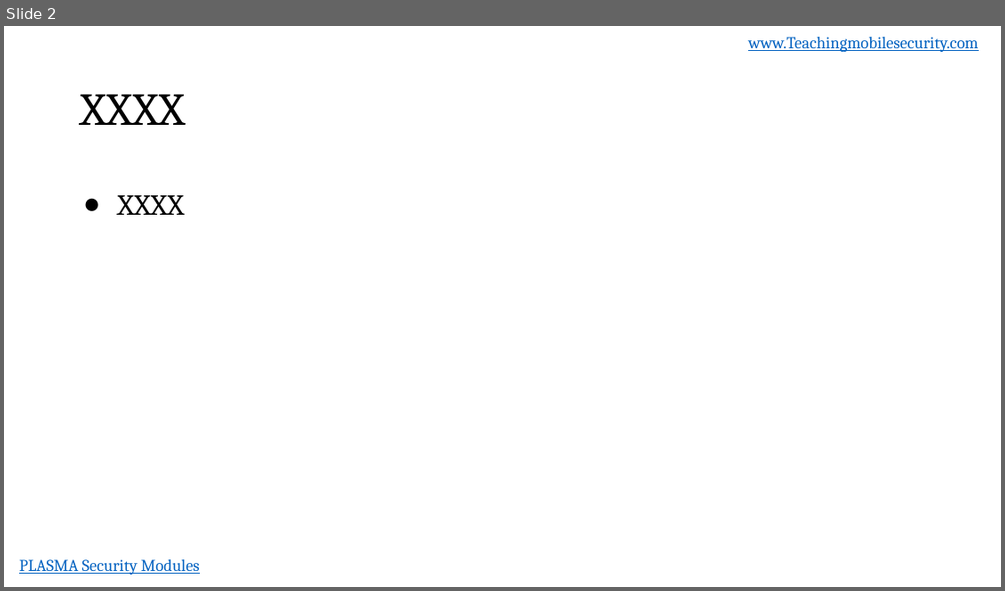
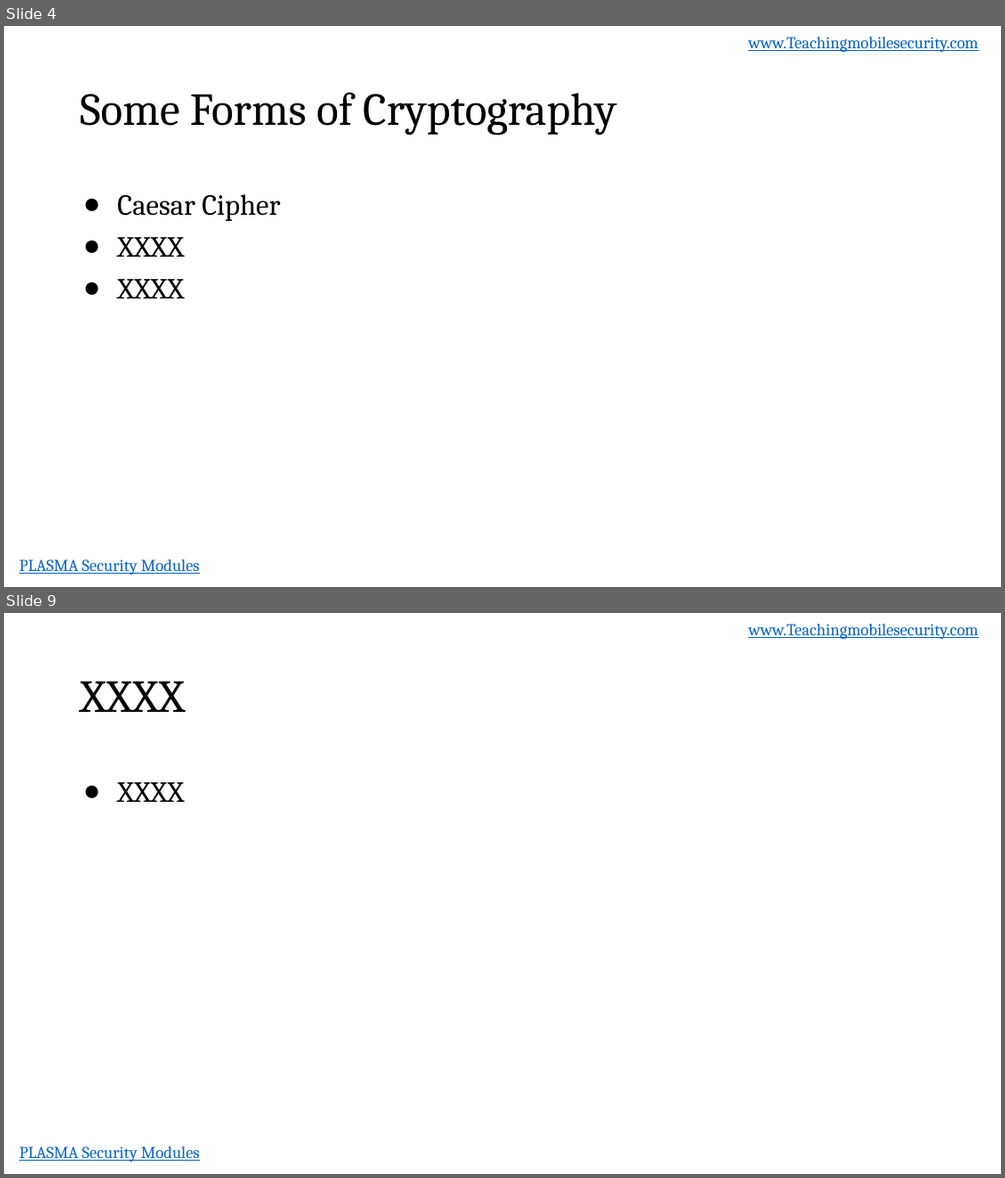
Before and after one commit to dan7800/VulnerableAndroidAppOracle, a slide deck: Vulnerabilities/ProperEncyption/ProperEncryption.pptx. Shown one above the other, each under a label of ours: slide 2 before the commit, slides 4 and 9 after it; the slides between them are not shown. The pictures are 1005x591 and 1005x1178 pixels, drawn with LibreOffice and Linux fonts; fonts in the diff are those of the drawing; background and template pictures are left out. Boxes give left, top, right and bottom in pixels: in the first picture for what was removed or moved away, otherwise in the second. Text is boxed around its words. In the diff, an @@ line names an element or a change of style, - is before the commit and + after.

```diff
--- a/Vulnerabilities/ProperEncyption/ProperEncryption.pptx
+++ b/Vulnerabilities/ProperEncyption/ProperEncryption.pptx
@@ slide 4 added at [4, 26, 1001, 587], background #FFFFFF; not listed: 2 template elements that a slide beside it also shows @@
@@ title added at [80, 92, 616, 135], 44 pt, text #000000 @@
+Some Forms of Cryptography
@@ text added at [117, 194, 280, 298], 28 pt, text #000000 @@
+● Caesar Cipher
+● XXXX
+● XXXX
@@ what was slide 2 is now slide 9 @@
```
Also in this commit, not shown: 1 slide changed, 17 other slides added.
